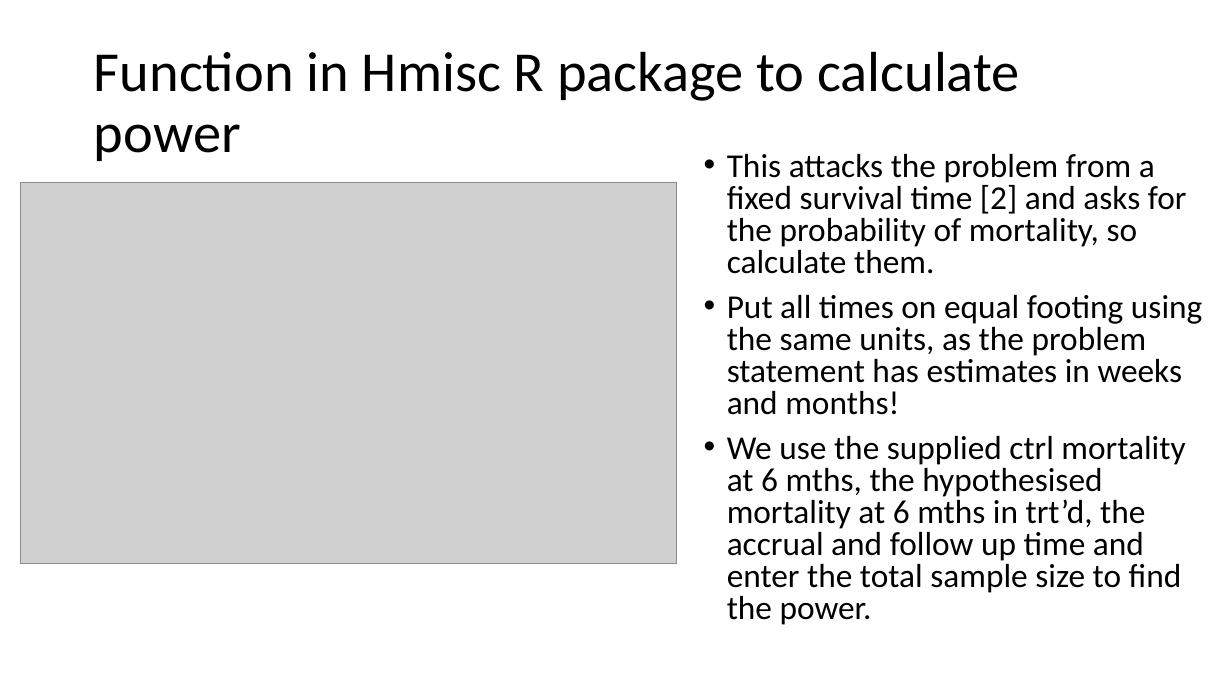
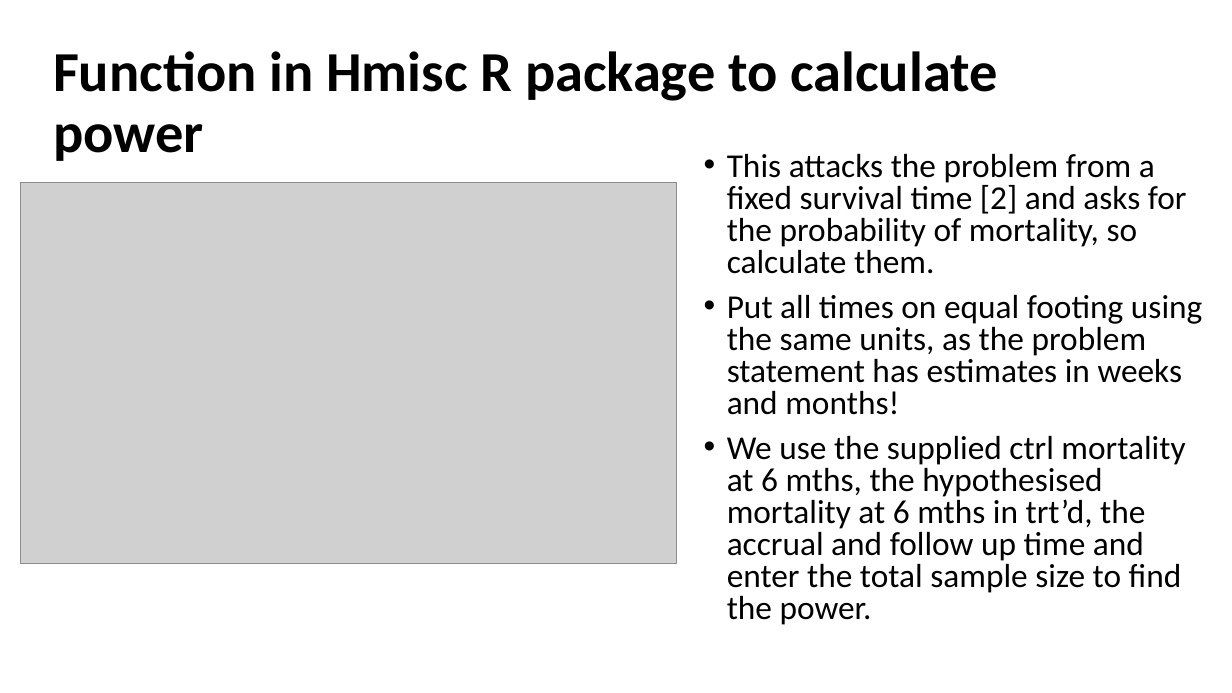
Before and after one commit to eamonn2014/SURVIVAL-POWER, a slide deck: slide 10 of Survival Sample Size Presentation July 2021.odp (slide 11 before the commit). Drawn at 1232x693 pixels with LibreOffice and Linux fonts; fonts in the diff are those of the drawing; grey boxes stand for pictures. Boxes give left, top, right and bottom in pixels: in the first picture for what was removed or moved away, otherwise in the second. Text is boxed around its words. In the diff, an @@ line names an element or a change of style, - is before the commit and + after.

```diff
--- a/Survival Sample Size Presentation July 2021.odp
+++ b/Survival Sample Size Presentation July 2021.odp
@@ title "Function in Hmisc R package ...": place and size @@
-title "Function in Hmisc R package ..." at bbox=[94, 51, 1020, 161]
+title "Function in Hmisc R package ..." at bbox=[53, 51, 997, 161]
@@ title "Function in Hmisc R package ..." at bbox=[53, 51, 997, 161]: bold on @@
```
Also in this commit, not shown: 12 other slides changed, 3 slides added, 1 slide removed, 1 other file.
